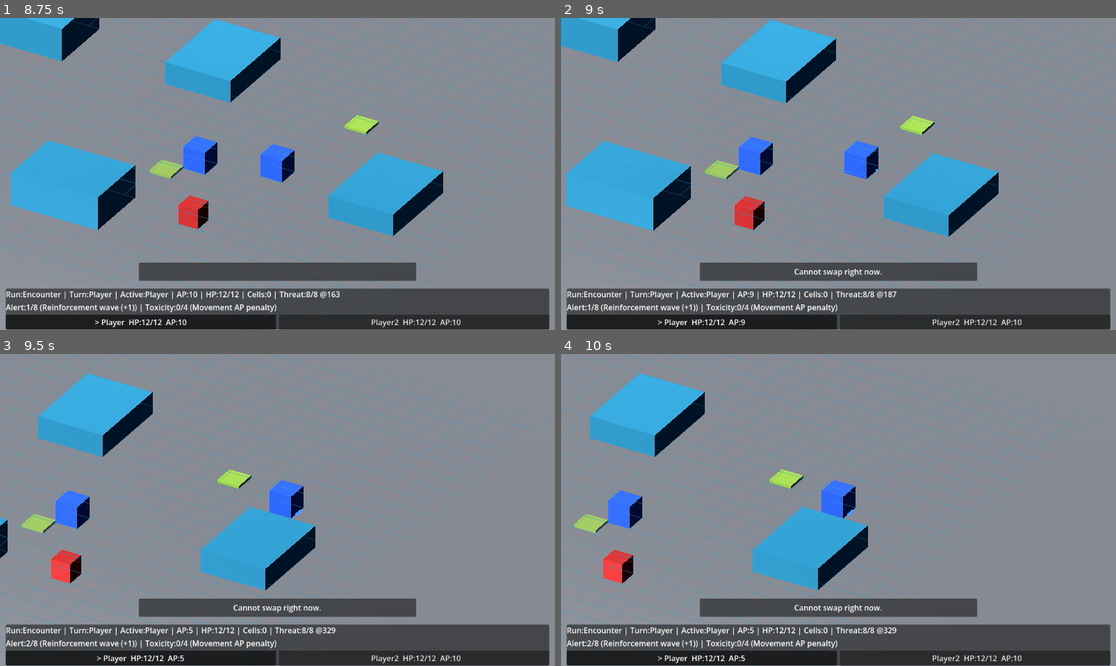
Above: before the commit, frames 1-4 (two rows, left to right).
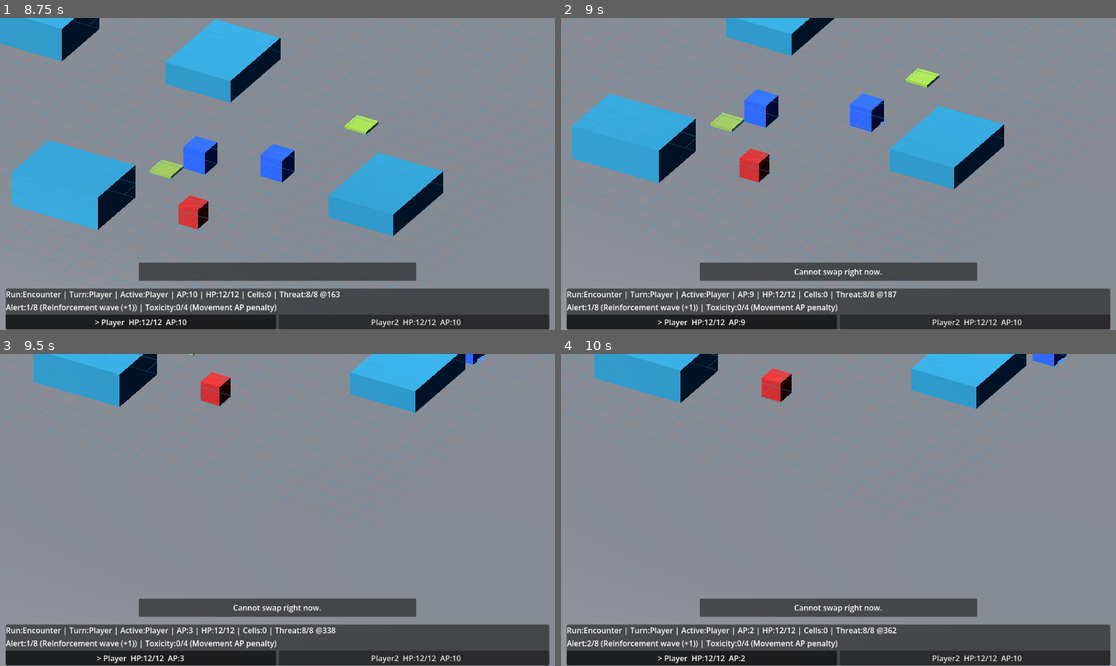
Above: after the commit, the same moments.

Repository: whelanworkmaster/cogs-and-catalysts
Game: Godot game, scene res://scenes/main.tscn
The game is run twice, just before and just after one commit, with the same random seed, the same clock (stepped at 60 frames per second) and the same inputs.
Inputs (mouse positions are in pixels of both pictures, inside the frame that each line leads up to):
- Up to frame 1 (8.75 s): click "> Player HP:12/12 AP:10" at 0.5 s; click "Player2 HP:12/12 AP:10" at 1.25 s; click "Player HP:12/12 AP:10" at 2 s; click "> Player HP:12/12 AP:10" at 2.75 s; click "Player2 HP:12/12 AP:10" at 3.5 s; click "> Player2 HP:12/12 AP:10" at 4.25 s; click "Player HP:12/12 AP:10" at 5 s; click "> Player HP:12/12 AP:10" at 5.75 s; click "Player2 HP:12/12 AP:10" at 6.5 s; click "> Player2 HP:12/12 AP:10" at 7.25 s; click "Player HP:12/12 AP:10" at 8 s
- Up to frame 2 (9 s): tap Enter (ui_accept) at 8.75 s; move the mouse to (960, 158) at 8.77 s; hold S (camera_pan_down, bound only after the commit) from 8.78 s (still down); click (960, 158) at 8.92 s
- Up to frame 3 (9.5 s): keep holding S (camera_pan_down, bound only after the commit); tap Enter (ui_accept) at 9.02 s; tap A (camera_pan_left, bound only after the commit) at 9.05 s
- Up to frame 4 (10 s): release S (camera_pan_down, bound only after the commit) at 9.5 s; click (699, 656) at 9.5 s, where only the run before the commit has a clickable "> Player HP:12/12 AP:5"

Frame 1 is identical in both runs. In frame 2, 29% of the frame differs, in the area x 0-100%, y 0-100%; in frame 3, 20%; in frame 4, 20%.

Commit message:
Add manual camera pan mode and invert camera controls

Diff:
--- a/scripts/camera/camera_rig.gd
+++ b/scripts/camera/camera_rig.gd
@@ -11,6 +11,7 @@
 @export var initial_yaw_deg: float = -30.0
 @export var follow_target: NodePath = ""
 @export var follow_smoothing: float = 8.0
+@export var pan_speed: float = 600.0
 
 var _yaw: float = 0.0
 var _pitch: float = 0.0
@@ -20,6 +21,7 @@
 @onready var _camera: Camera3D = $Camera3D
 
 func _ready() -> void:
+	_ensure_camera_actions()
 	_yaw = deg_to_rad(initial_yaw_deg)
 	_pitch = deg_to_rad(pitch_deg)
 	_zoom = initial_zoom
@@ -37,23 +39,65 @@
 		if mb.button_index == MOUSE_BUTTON_MIDDLE:
 			_is_orbiting = mb.pressed
 		elif mb.button_index == MOUSE_BUTTON_WHEEL_UP:
-			_zoom = maxf(min_zoom, _zoom - zoom_speed)
+			_zoom = minf(max_zoom, _zoom + zoom_speed)
 			_camera.size = _zoom
 		elif mb.button_index == MOUSE_BUTTON_WHEEL_DOWN:
-			_zoom = minf(max_zoom, _zoom + zoom_speed)
+			_zoom = maxf(min_zoom, _zoom - zoom_speed)
 			_camera.size = _zoom
 	elif event is InputEventMouseMotion and _is_orbiting:
 		var motion := event as InputEventMouseMotion
 		# Only allow yaw rotation (horizontal), pitch is locked
-		_yaw -= motion.relative.x * orbit_speed
+		_yaw += motion.relative.x * orbit_speed
 
 func _process(delta: float) -> void:
+	var is_panning := _handle_manual_pan(delta)
+	if is_panning:
+		# Manual pan takes camera control away from character follow until reselected.
+		follow_target = NodePath("")
 	if not follow_target.is_empty():
 		var target := get_node_or_null(follow_target)
 		if target and target is Node3D:
 			var target_pos: Vector3 = (target as Node3D).global_position
 			global_position = global_position.lerp(target_pos, follow_smoothing * delta)
 	_update_camera_transform()
+
+func _handle_manual_pan(delta: float) -> bool:
+	var input := Vector2.ZERO
+	if Input.is_action_pressed("camera_pan_right"):
+		input.x -= 1.0
+	if Input.is_action_pressed("camera_pan_left"):
+		input.x += 1.0
+	if Input.is_action_pressed("camera_pan_down"):
+		input.y -= 1.0
+	if Input.is_action_pressed("camera_pan_up"):
+		input.y += 1.0
+	if input.length_squared() <= 0.0:
+		return false
+	input = input.normalized()
+	var forward := Vector3.FORWARD.rotated(Vector3.UP, _yaw)
+	forward.y = 0.0
+	forward = forward.normalized()
+	var right := Vector3.RIGHT.rotated(Vector3.UP, _yaw)
+	right.y = 0.0
+	right = right.normalized()
+	var move_dir := (right * input.x) + (forward * input.y)
+	global_position += move_dir * pan_speed * delta
+	return true
+
+func _ensure_camera_actions() -> void:
+	_add_key_action("camera_pan_up", KEY_W)
+	_add_key_action("camera_pan_down", KEY_S)
+	_add_key_action("camera_pan_left", KEY_A)
+	_add_key_action("camera_pan_right", KEY_D)
+
+func _add_key_action(action_name: StringName, keycode: Key) -> void:
+	if not InputMap.has_action(action_name):
+		InputMap.add_action(action_name)
+	var event := InputEventKey.new()
+	event.keycode = keycode
+	event.physical_keycode = keycode
+	if not InputMap.action_has_event(action_name, event):
+		InputMap.action_add_event(action_name, event)
 
 func _update_camera_transform() -> void:
 	if not _camera:
